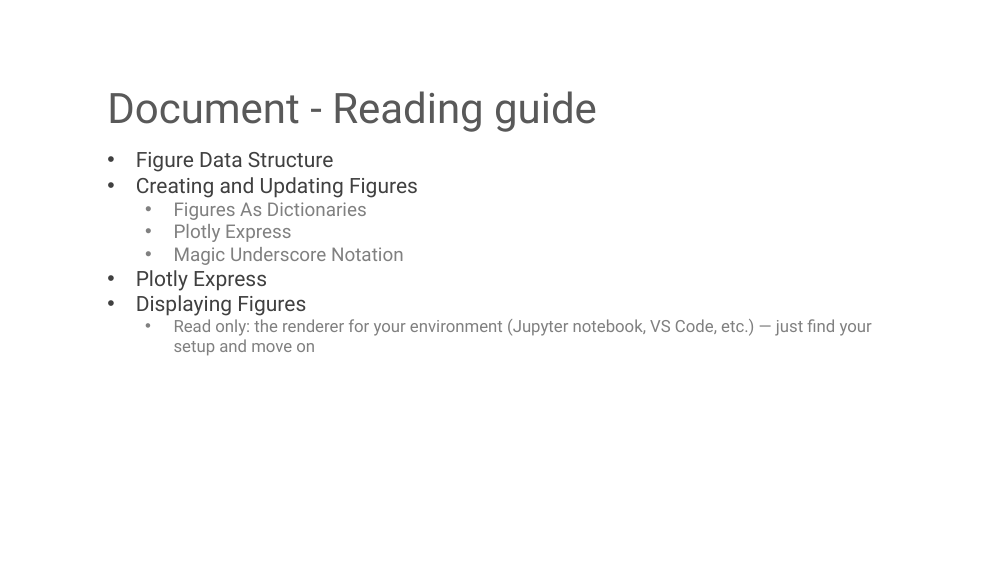
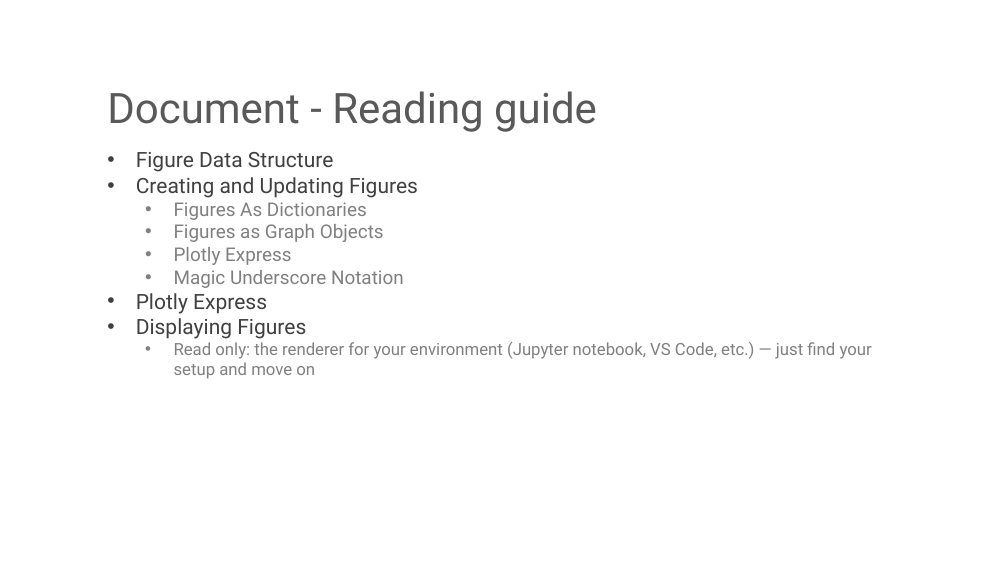
Before and after one commit to ZERRY-000/00-data-visualization, a slide deck: slide 2 of 0-plotly-python/MyNote.pptx (slide 3 before the commit). Drawn at 1008x567 pixels with LibreOffice and Linux fonts; fonts in the diff are those of the drawing. Boxes give left, top, right and bottom in pixels: in the first picture for what was removed or moved away, otherwise in the second. Text is boxed around its words. In the diff, an @@ line names an element or a change of style, - is before the commit and + after.

```diff
--- a/0-plotly-python/MyNote.pptx
+++ b/0-plotly-python/MyNote.pptx
@@ text at (174,224,384,242): paragraph added @@
+  • Figures as Graph Objects
```
Also in this commit, not shown: 1 slide added, 11 other files.
